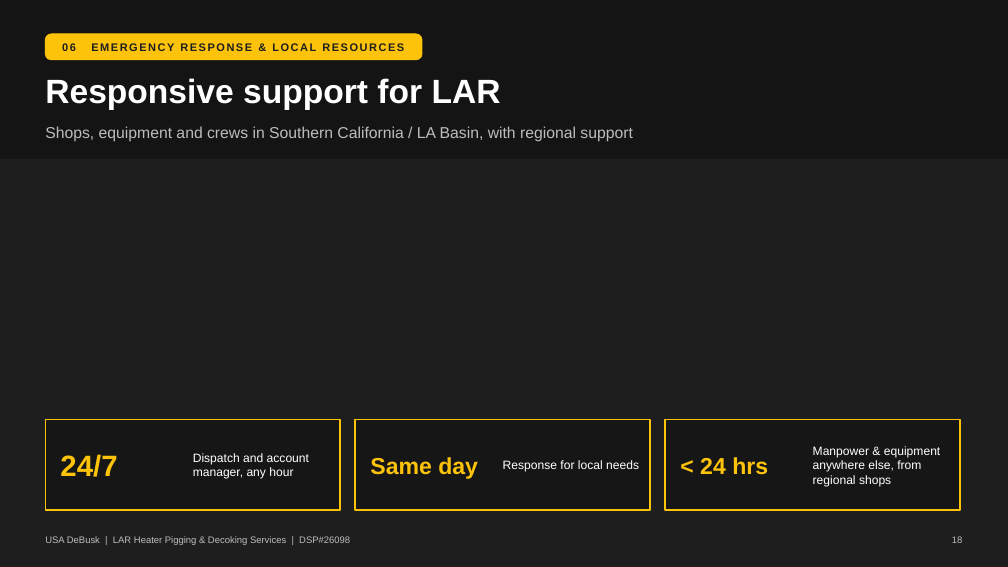
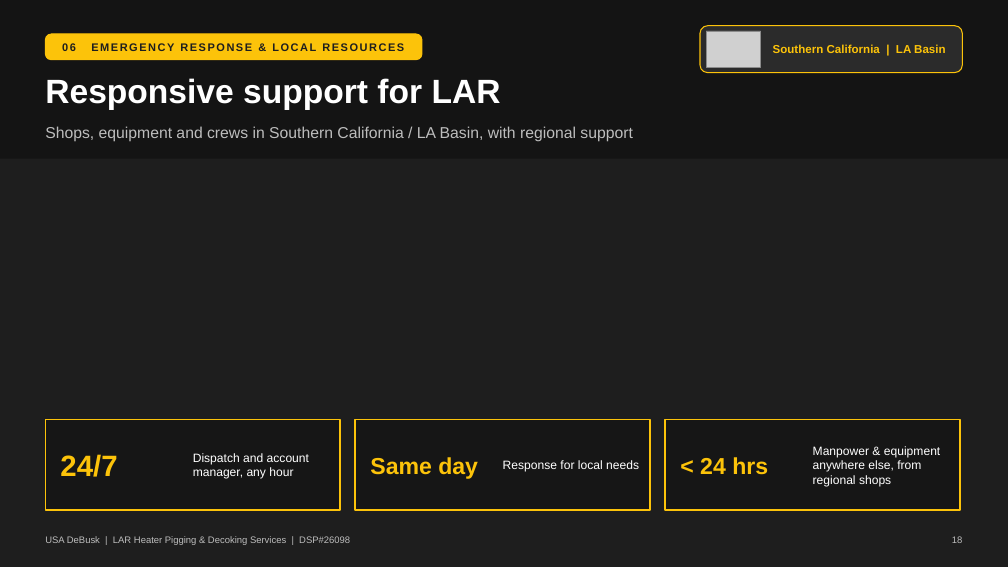
Before and after one commit to TheSkinz/obsidian-work, a slide deck: slide 18 of 02-facilities/Marathon/Carson-CA/DSP26098-technical-presentation/LAR_Technical_Proposal_Presentation.pptx. Drawn at 1008x567 pixels with LibreOffice and Linux fonts; fonts in the diff are those of the drawing; grey boxes stand for pictures; background and template pictures are left out. Boxes give left, top, right and bottom in pixels: in the first picture for what was removed or moved away, otherwise in the second. Text is boxed around its words. In the diff, an @@ line names an element or a change of style, - is before the commit and + after.

```diff
--- a/02-facilities/Marathon/Carson-CA/DSP26098-technical-presentation/LAR_Technical_Proposal_Presentation.pptx
+++ b/02-facilities/Marathon/Carson-CA/DSP26098-technical-presentation/LAR_Technical_Proposal_Presentation.pptx
@@ rounded rectangle added at (x1=700, y1=26, x2=963, y2=73), fill #2B2B2B, outline #FCC30A 1 pt @@
@@ picture added at (x1=706, y1=31, x2=761, y2=67) @@
@@ text added at (x1=773, y1=44, x2=945, y2=53), 11 pt, text #FCC30A, bold @@
+Southern California | LA Basin
```
Also in this commit, not shown: 1 other slide changed, 5 other files.
